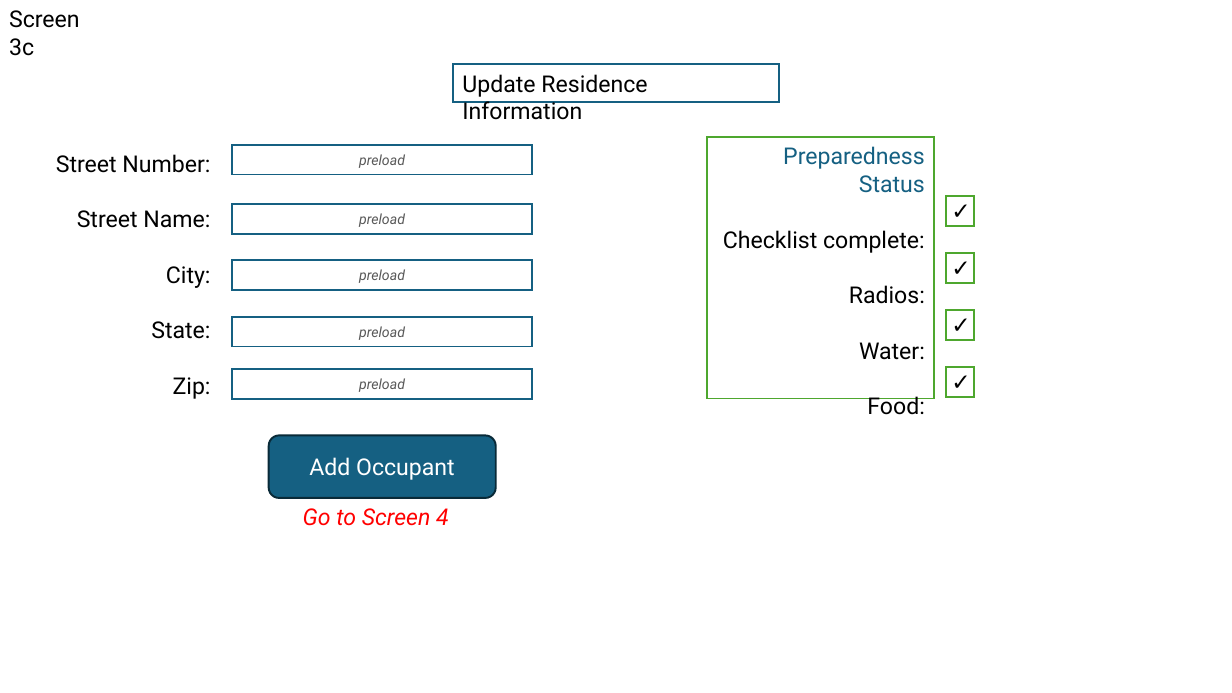
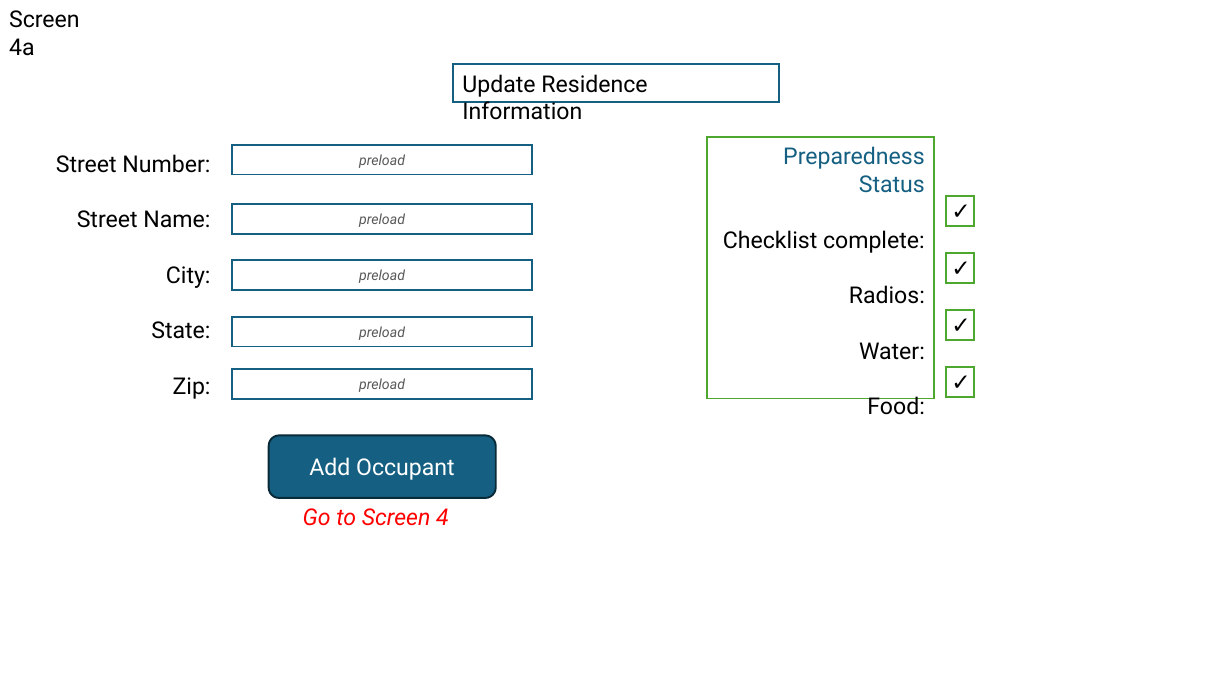
Before and after one commit to jdevr1es/DotnetSlides, a slide deck: slide 5 of MSSA Project Demo.pptx. Drawn at 1232x693 pixels with LibreOffice and Linux fonts; fonts in the diff are those of the drawing. Boxes give left, top, right and bottom in pixels: in the first picture for what was removed or moved away, otherwise in the second. Text is boxed around its words. In the diff, an @@ line names an element or a change of style, - is before the commit and + after.

```diff
--- a/MSSA Project Demo.pptx
+++ b/MSSA Project Demo.pptx
@@ text at (9, 10, 80, 56): text changed @@
-Screen 3c
+Screen 4a
```
Also in this commit, not shown: 4 other slides changed, 1 slide added, 1 other file.
